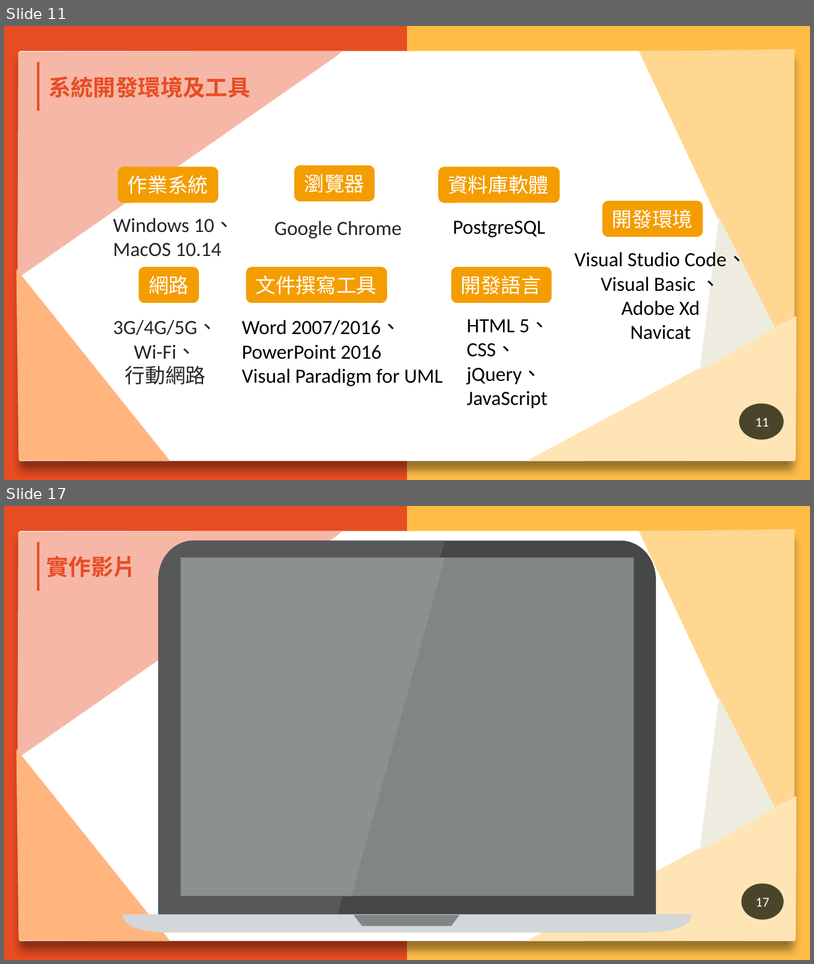
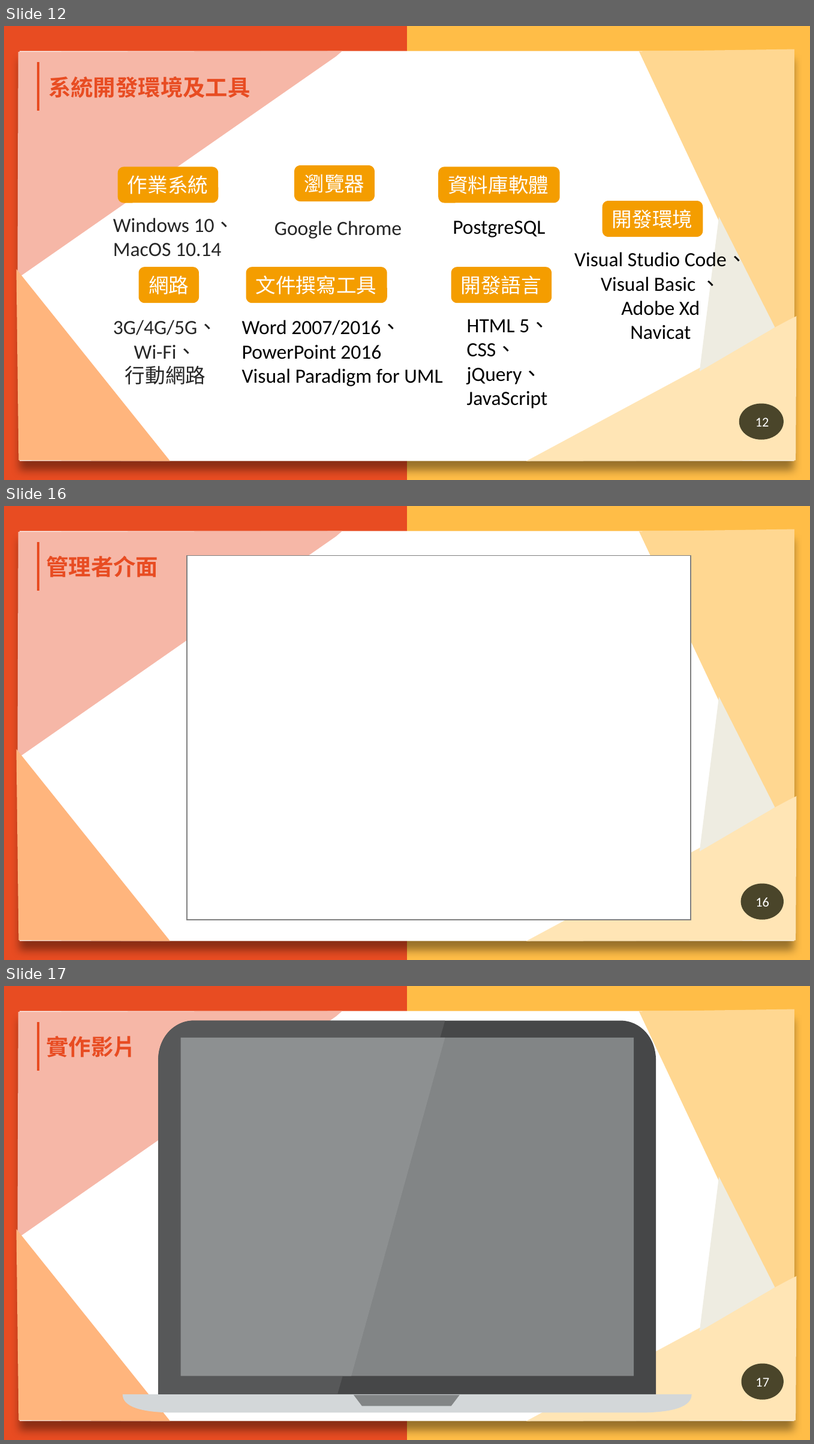
Before and after one commit to N1066442/board-game, a slide deck: 第109408組-AOWU桌遊GO-ppt.pptx. Shown one above the other, each under a label of ours: slides 11 and 17 before the commit, slides 12, 16 and 17 after it; the slides between them are not shown. The pictures are 814x964 and 814x1444 pixels, drawn with LibreOffice and Linux fonts; fonts in the diff are those of the drawing; background and template pictures are left out. Boxes give left, top, right and bottom in pixels: in the first picture for what was removed or moved away, otherwise in the second. Text is boxed around its words. In the diff, an @@ line names an element or a change of style, - is before the commit and + after.

```diff
--- a/第109408組-AOWU桌遊GO-ppt.pptx
+++ b/第109408組-AOWU桌遊GO-ppt.pptx
@@ slide 16 added at (4,506,810,960), background #FFBD47; not listed: 8 template elements that a slide beside it also shows @@
@@ text added at (46,556,158,577), 20 pt, text #E84C22, bold @@
+管理者介面
@@ rectangle added at (187,555,691,919), fill #FFFFFF, outline #808080 1 pt @@
@@ page number added at (741,883,784,919), fill #4A452A, 12 pt, text #FFFFFF @@
+16
@@ what was slide 11 is now slide 12 @@
@@ page number at (756,417,770,426): text changed @@
-11
+12
```
Also in this commit, not shown: 6 slides changed, 7 other slides added, 1 slide removed, 3 other files.
